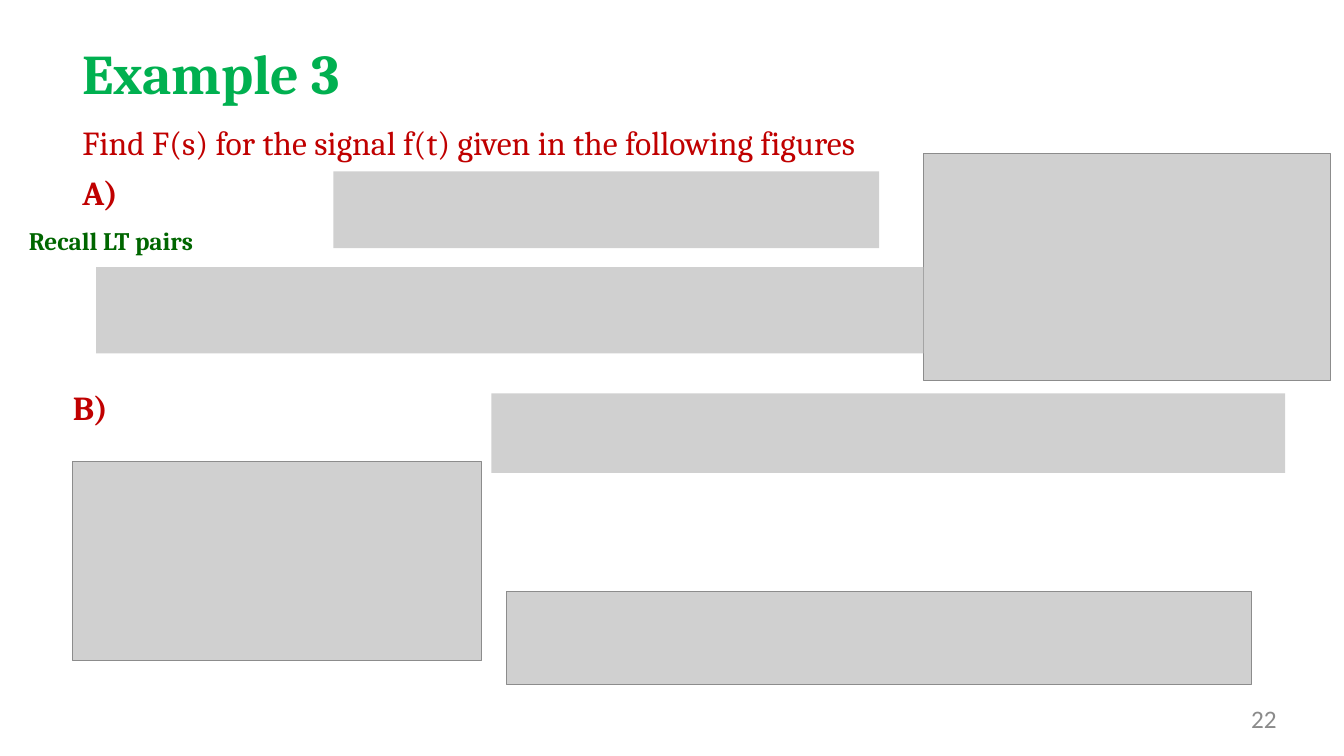
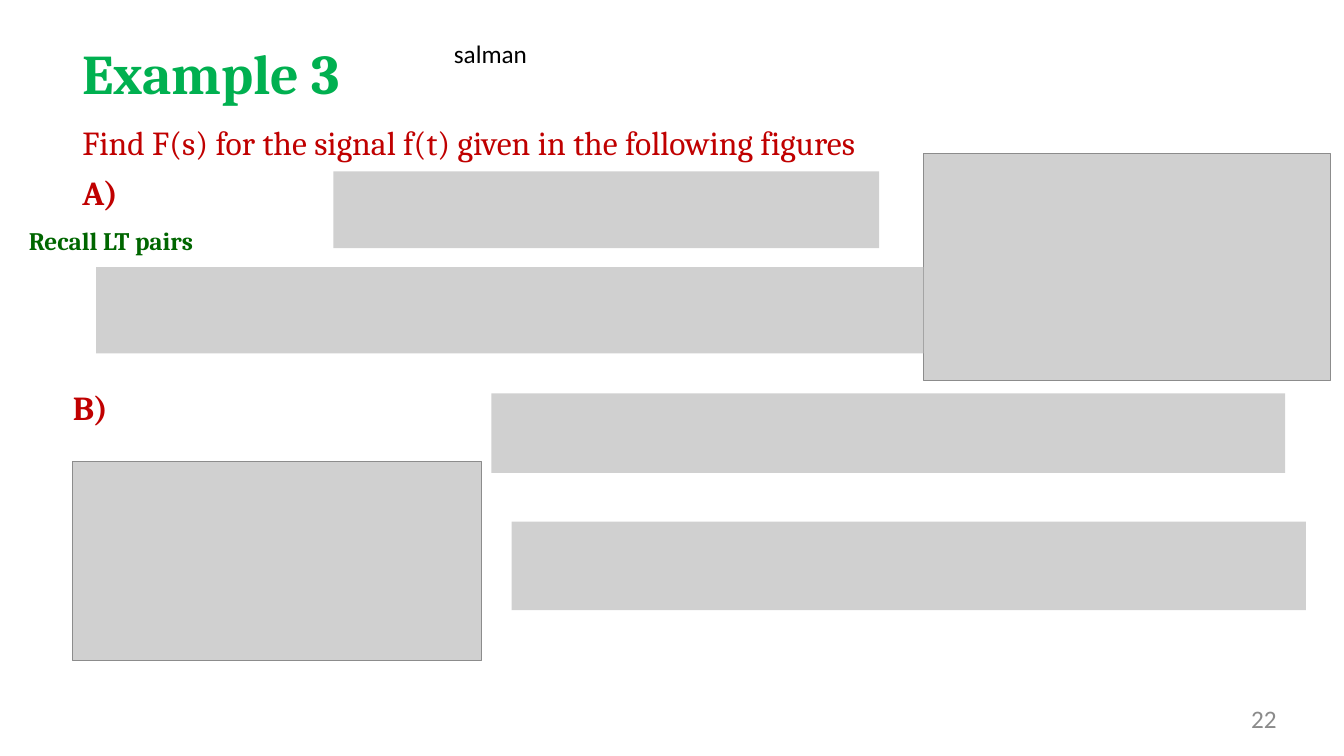
Before and after one commit to salmanrazzaq1993/AUM-WORK, a slide deck: slide 22 of PP WORK/Instructor Version/Week 2/Week 2 lecture 2 LT.pptx. Drawn at 1344x756 pixels with LibreOffice and Linux fonts; fonts in the diff are those of the drawing; grey boxes stand for pictures; background and template pictures are left out. Boxes give left, top, right and bottom in pixels: in the first picture for what was removed or moved away, otherwise in the second. Text is boxed around its words. In the diff, an @@ line names an element or a change of style, - is before the commit and + after.

```diff
--- a/PP WORK/Instructor Version/Week 2/Week 2 lecture 2 LT.pptx
+++ b/PP WORK/Instructor Version/Week 2/Week 2 lecture 2 LT.pptx
@@ text added at bbox=[454, 45, 527, 64], 18 pt, text #000000 @@
+salman
@@ picture added at bbox=[512, 522, 1307, 611] @@
@@ picture removed at bbox=[507, 592, 1252, 686] @@
```
Also in this commit, not shown: 1 slide added.
